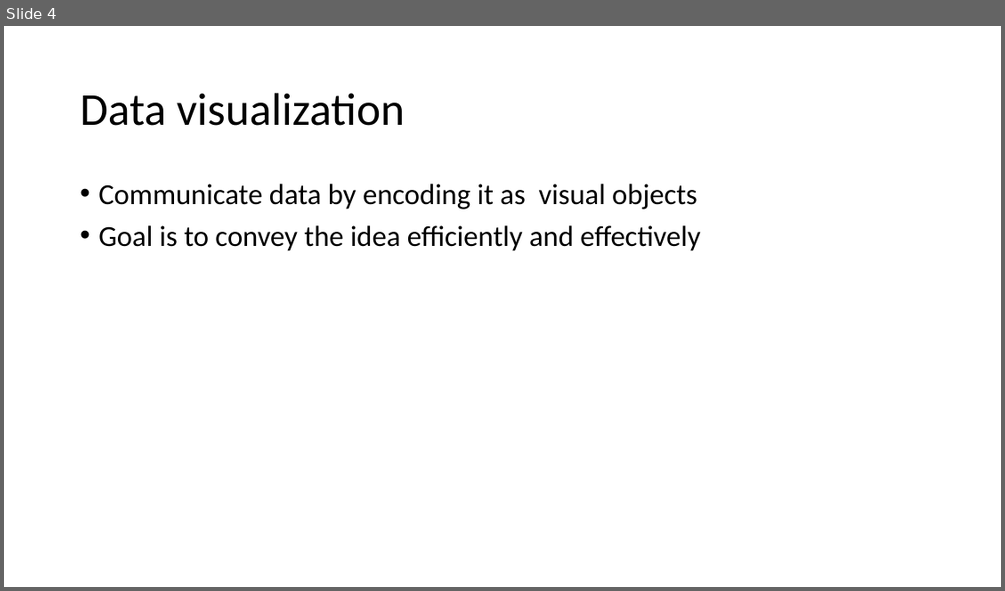
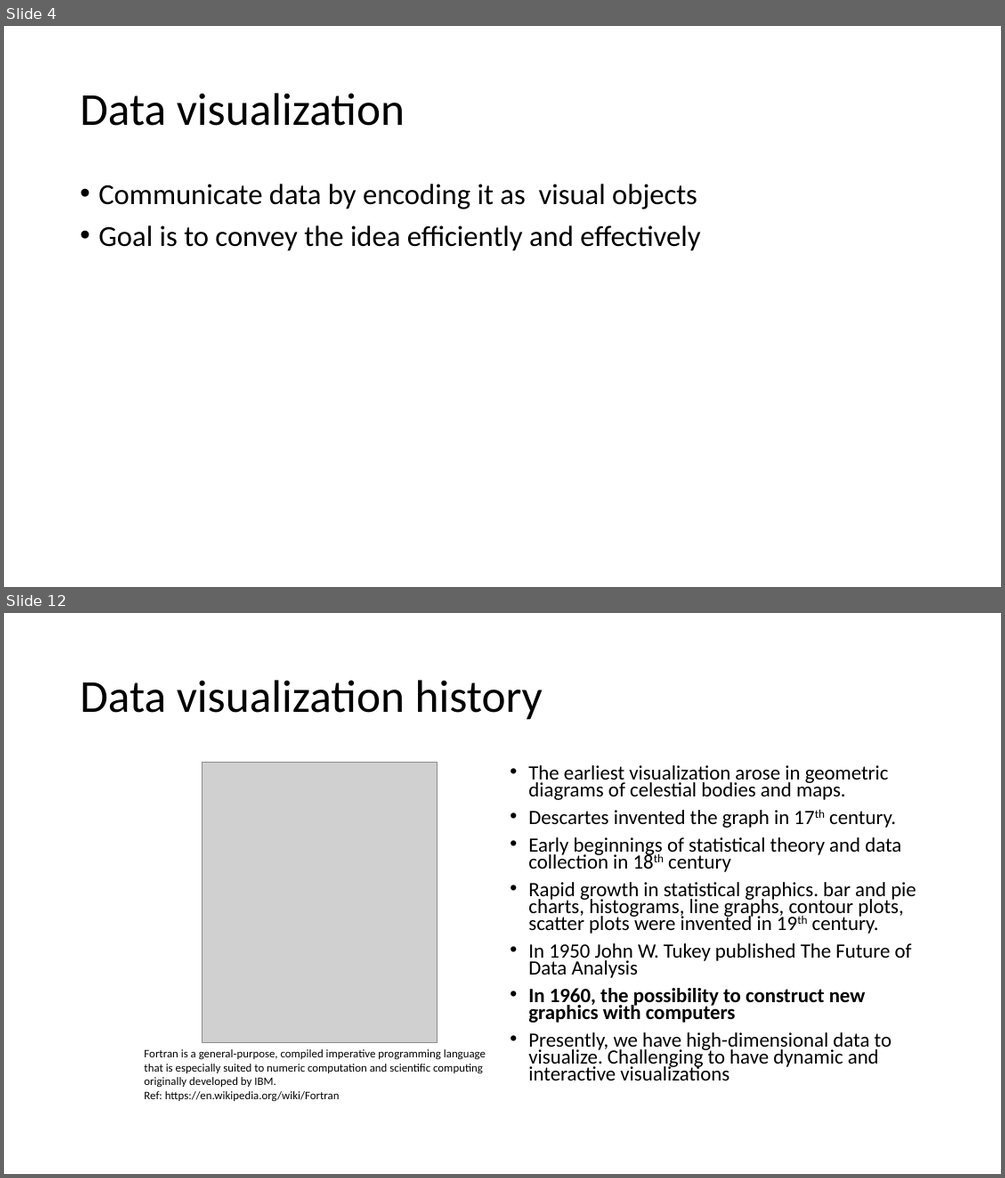
Before and after one commit to urmi-21/MOGtutorial, a slide deck: EDA_MOG.pptx. Shown one above the other, each under a label of ours: slide 4 before the commit, slides 4 and 12 after it; the slides between them are not shown. The pictures are 1005x591 and 1005x1178 pixels, drawn with LibreOffice and Linux fonts; fonts in the diff are those of the drawing; grey boxes stand for pictures. Boxes give left, top, right and bottom in pixels: in the first picture for what was removed or moved away, otherwise in the second. Text is boxed around its words. In the diff, an @@ line names an element or a change of style, - is before the commit and + after.

```diff
--- a/EDA_MOG.pptx
+++ b/EDA_MOG.pptx
@@ slide 12 added at box(4, 613, 1001, 1174), background #FFFFFF @@
@@ title added at box(80, 680, 542, 720), 44 pt, text #000000 @@
+Data visualization history
@@ picture added at box(202, 763, 437, 1043) @@
@@ text added at box(528, 765, 916, 1080), 19.6 pt, text #000000 @@
+• The earliest visualization arose in geometric diagrams of celestial bodies and maps.
+• Descartes invented the graph in 17th century.
+• Early beginnings of statistical theory and data collection in 18th century
+• Rapid growth in statistical graphics. bar and pie charts, histograms, line graphs, contour plots, scatter plots were invented in 19th century.
+• In 1950 John W. Tukey published The Future of Data Analysis
+• In 1960, the possibility to construct new graphics with computers
+• Presently, we have high-dimensional data to visualize. Challenging to have dynamic and interactive visualizations
@@ text added at box(144, 1049, 485, 1102), 11 pt, text #000000 @@
+Fortran is a general-purpose, compiled imperative programming language that is especially suited to numeric computation and scientific computing originally developed by IBM.
+Ref: https://en.wikipedia.org/wiki/Fortran
```
Also in this commit, not shown: 1 slide changed, 18 other slides added, 3 slides removed.
